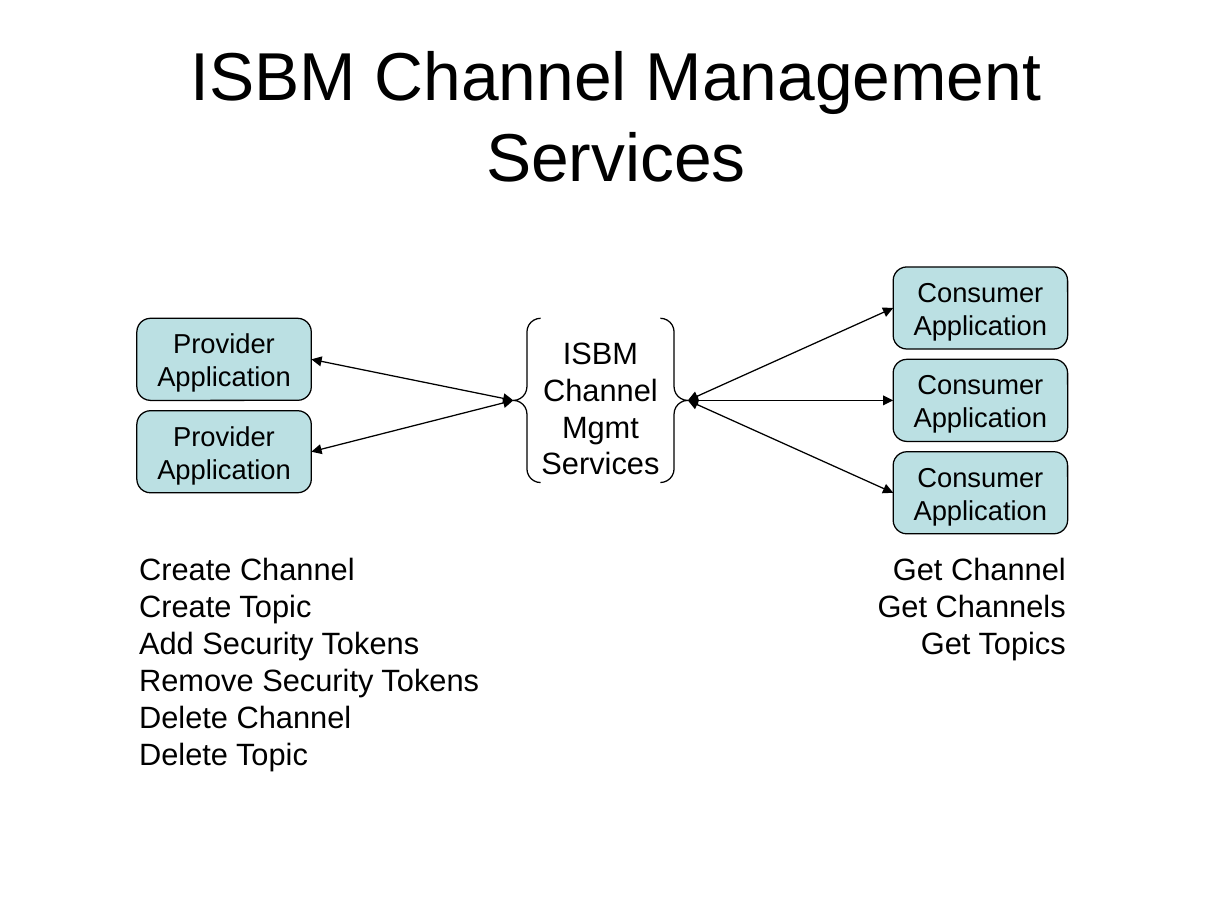
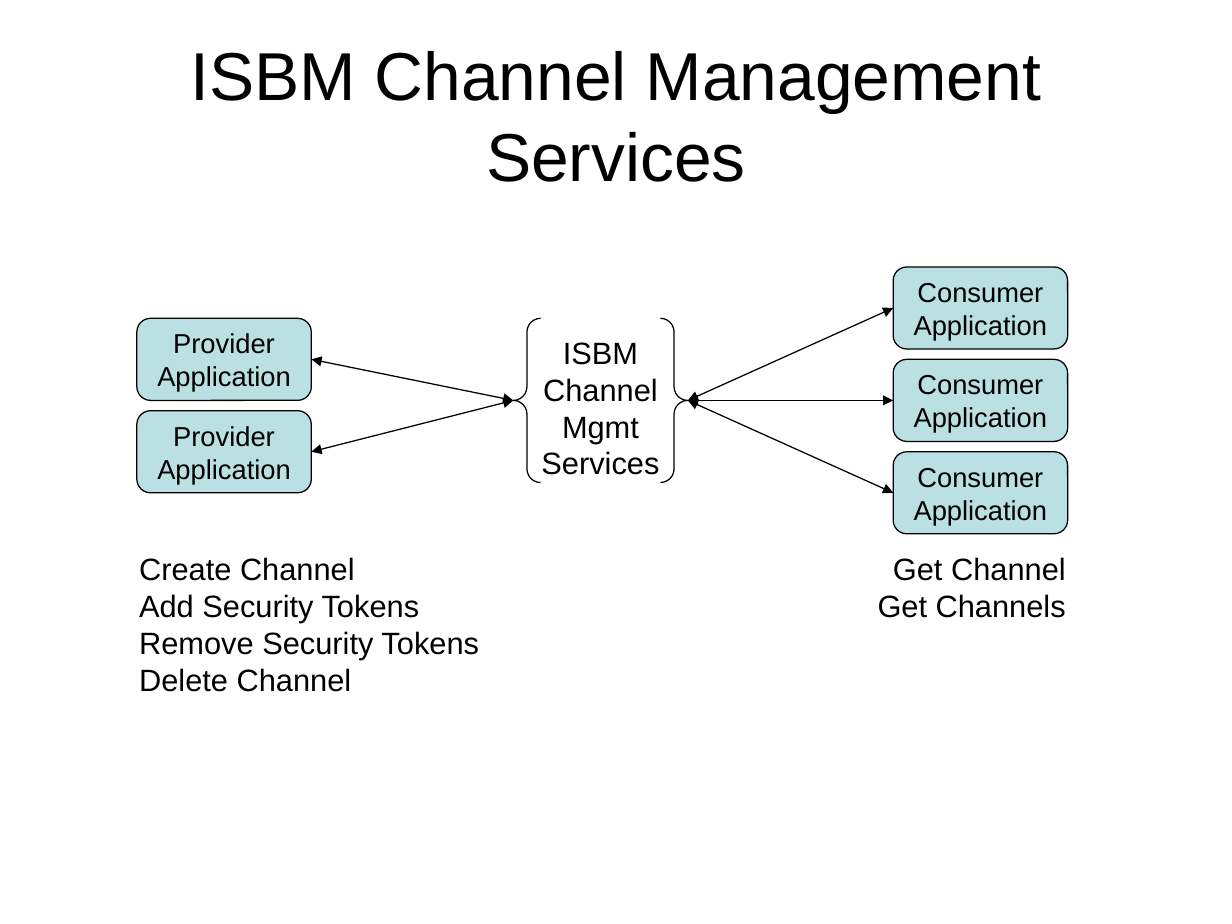
Before and after one commit to mimosa-org/ws-isbm, a slide deck: slide 8 of 0-Doc/OpenO&M Information Service Bus Model Specification Diagrams.pptx. Drawn at 1232x924 pixels with LibreOffice and Linux fonts; fonts in the diff are those of the drawing. Boxes give left, top, right and bottom in pixels: in the first picture for what was removed or moved away, otherwise in the second. Text is boxed around its words. In the diff, an @@ line names an element or a change of style, - is before the commit and + after.

Commit message:
Indicated that security tokens can be of any format and extracted WS-Security token format section for later revision Reworded Post Response behaviour to indicate that no action is taken if the ISBM service provider cannot find a request message with the given ID Add behaviour to Read Publication if LastMessageID doesn’t correspond to a message then a fault is thrown Reworded Close Publication Session behaviour to indicate that all messages posted during the session are expired Removed CreateTopic, DeleteTopic and GetTopic Added RequestMessageID parameter for RemoveResponse Made ChannelDescription mandatory (otherwise we get problems when using xs:any for security tokens)

```diff
--- a/0-Doc/OpenO&M Information Service Bus Model Specification Diagrams.pptx
+++ b/0-Doc/OpenO&M Information Service Bus Model Specification Diagrams.pptx
@@ text at [139, 594, 311, 623]: paragraph removed @@
-Create Topic
@@ text at [921, 631, 1066, 660]: paragraph removed @@
-Get Topics
@@ text at [139, 742, 308, 771]: paragraph removed @@
-Delete Topic
```
Also in this commit, not shown: 6 other files.
